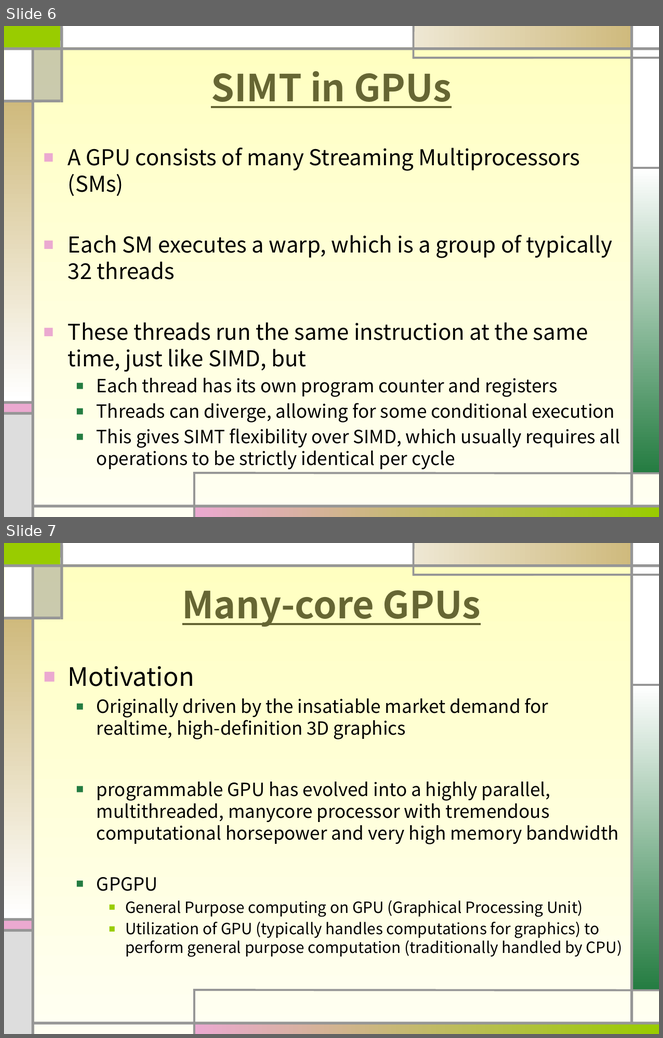
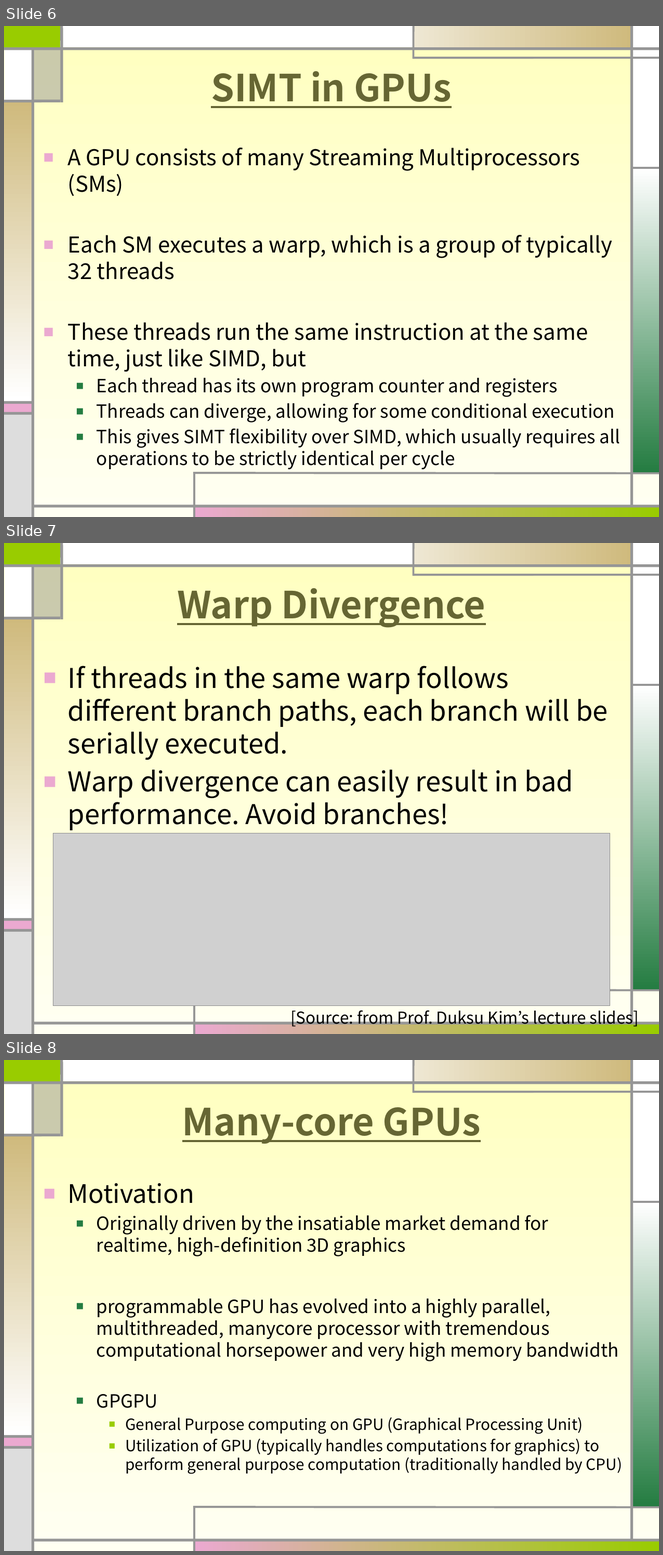
Before and after one commit to sohnbong/multicore26, a slide deck: multicore07-1-updated2.pptx. Shown one above the other, each under a label of ours: slides 6 and 7 before the commit, slides 6, 7 and 8 after it. The pictures are 663x1038 and 663x1555 pixels, drawn with LibreOffice and Linux fonts; fonts in the diff are those of the drawing; grey boxes stand for pictures. Boxes give left, top, right and bottom in pixels: in the first picture for what was removed or moved away, otherwise in the second. Text is boxed around its words. In the diff, an @@ line names an element or a change of style, - is before the commit and + after.

```diff
--- a/multicore07-1-updated2.pptx
+++ b/multicore07-1-updated2.pptx
@@ slide 7 added at box(4, 543, 659, 1034), background gradient #FFFFBF to #FFFFF2; not listed: 24 template elements that a slide beside it also shows @@
@@ title added at box(177, 588, 486, 628), 41 pt, text #666633, bold, underline @@
+Warp Divergence
@@ text added at box(68, 666, 608, 831), 30 pt, text #000000 @@
+■ If threads in the same warp follows different branch paths, each branch will be serially executed.
+■ Warp divergence can easily result in bad performance. Avoid branches!
@@ picture added at box(53, 833, 610, 1006) @@
@@ text added at box(291, 1007, 639, 1029), 18 pt, text #000000 @@
+[Source: from Prof. Duksu Kim’s lecture slides]
@@ what was slide 7 is now slide 8 @@
```
